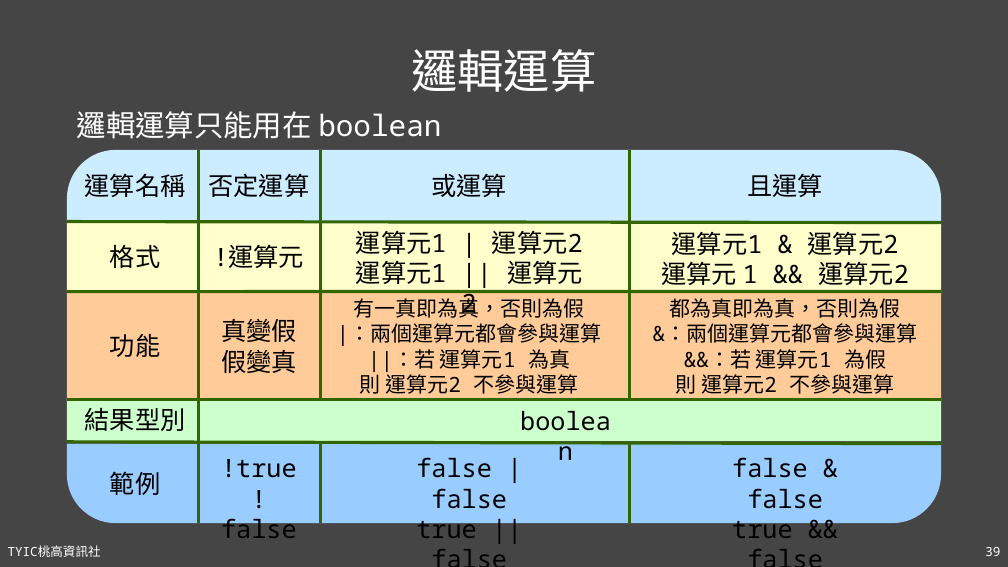
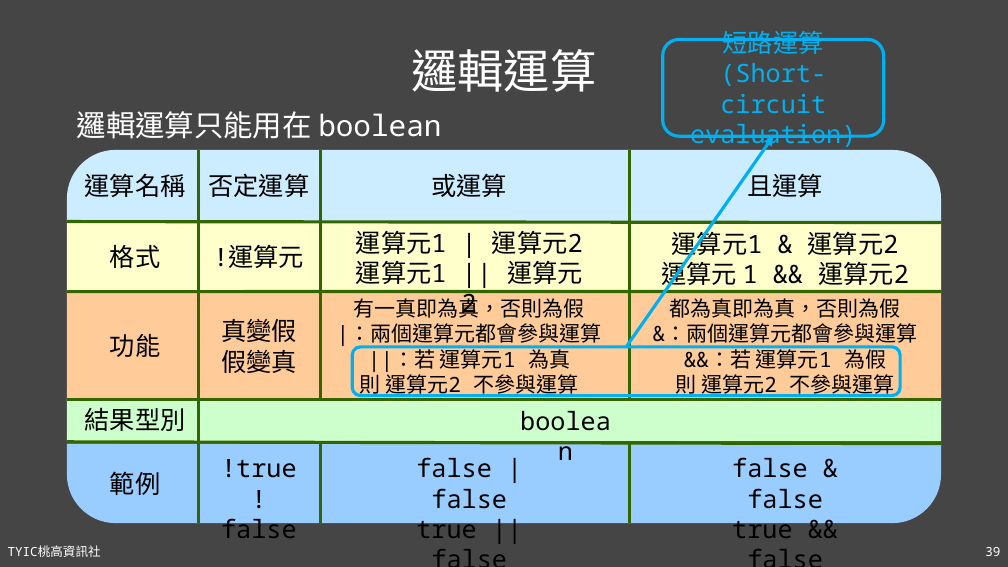
Before and after one commit to TYSHIC/slides, a slide deck: slide 39 of powerpoint/04_初探Java.pptx. Drawn at 1008x567 pixels with LibreOffice and Linux fonts; fonts in the diff are those of the drawing. Boxes give left, top, right and bottom in pixels: in the first picture for what was removed or moved away, otherwise in the second. Text is boxed around its words. In the diff, an @@ line names an element or a change of style, - is before the commit and + after.

```diff
--- a/powerpoint/04_初探Java.pptx
+++ b/powerpoint/04_初探Java.pptx
@@ rounded rectangle added at <box>663,39,884,136</box>, outline #00B0F0 3 pt, 24 pt, text #00B0F0 @@
+短路運算
+(Short-circuit
+evaluation)
@@ arrow added from (626, 347) to (774, 136), #00B0F0 3 pt @@
@@ rounded rectangle added at <box>352,347,901,396</box>, outline #00B0F0 3 pt @@
```
Also in this commit, not shown: 1 other file.
